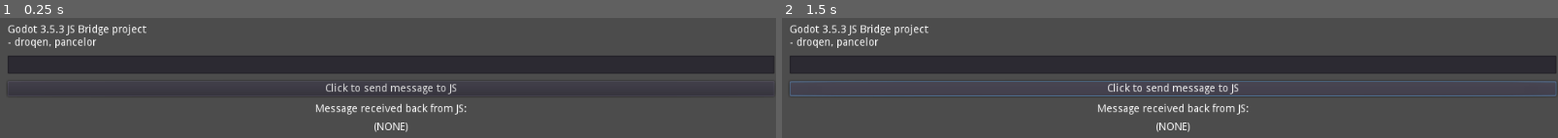
Above: before the commit, frames 1-2 (left to right).
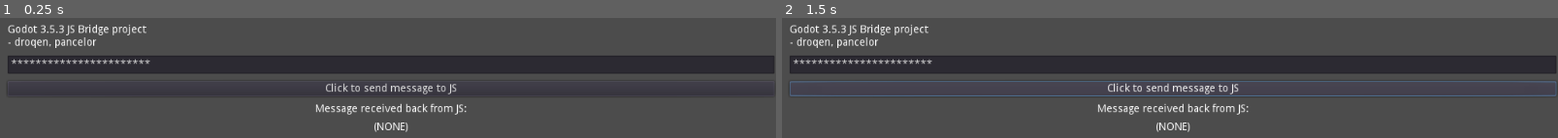
Above: after the commit, the same moments.

Repository: droqen/godot353-js-bridge
Game: Godot game, scene res://main.tscn
Same seed, same stepped clock (60 frames per second), same inputs: the game is played once before the commit and once after it.
Inputs:
- Up to frame 1 (0.25 s): no input
- Up to frame 2 (1.5 s): click "Click to send message to JS" at 0.5 s; click "Click to send message to JS" at 1.25 s

The runs differ from the first frame. In frame 1, 0.4% of the frame differs, in the area x 1-20%, y 33-39%; in frame 2, 0.4%.

Commit message:
godot uses JavaScript.eval to call console.log

Diff:
--- a/project/main.gd
+++ b/project/main.gd
@@ -1,4 +1,8 @@
 extends Control
 
+var js : JavaScriptObject
+
 func _on_MessageSend_pressed():
-	print("Sending message '"+$m/v/MessageEdit.text+"'")
+	var message = $m/v/MessageEdit.text
+	JavaScript.eval("console.log('"+message+"');")
+	print("Sending message '"+message+"'")
--- a/project/main.tscn
+++ b/project/main.tscn
@@ -32,6 +32,8 @@
 margin_top = 41.0
 margin_right = 1012.0
 margin_bottom = 65.0
+text = "first time test message"
+secret = true
 
 [node name="MessageSend" type="Button" parent="m/v"]
 margin_top = 75.0
Not shown, changed: build/index.pck
